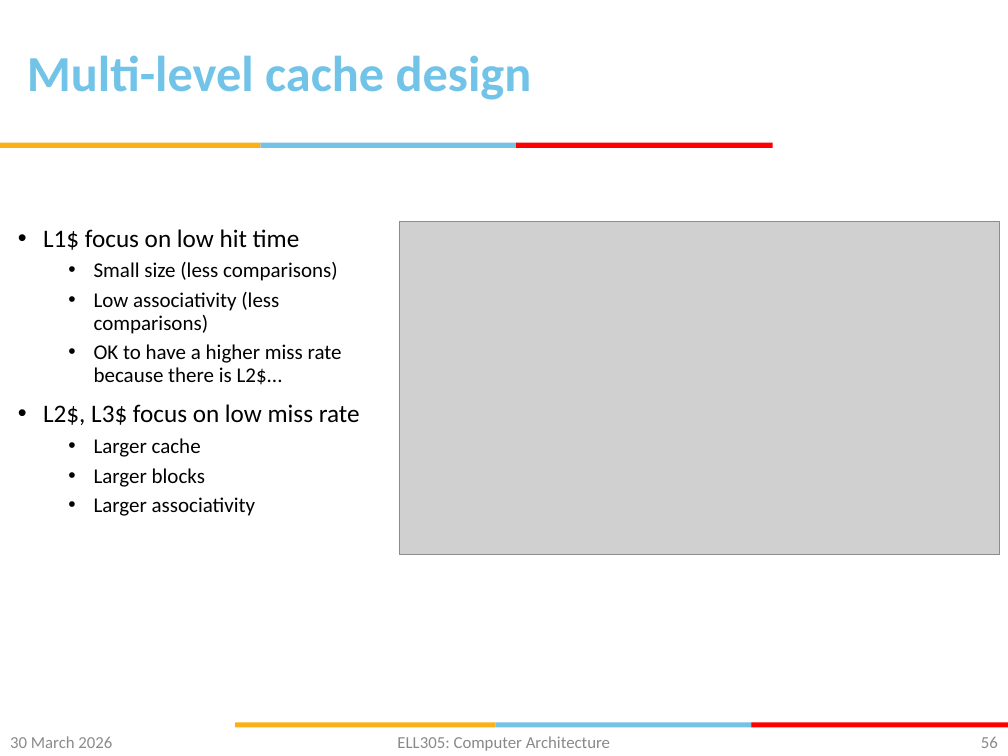
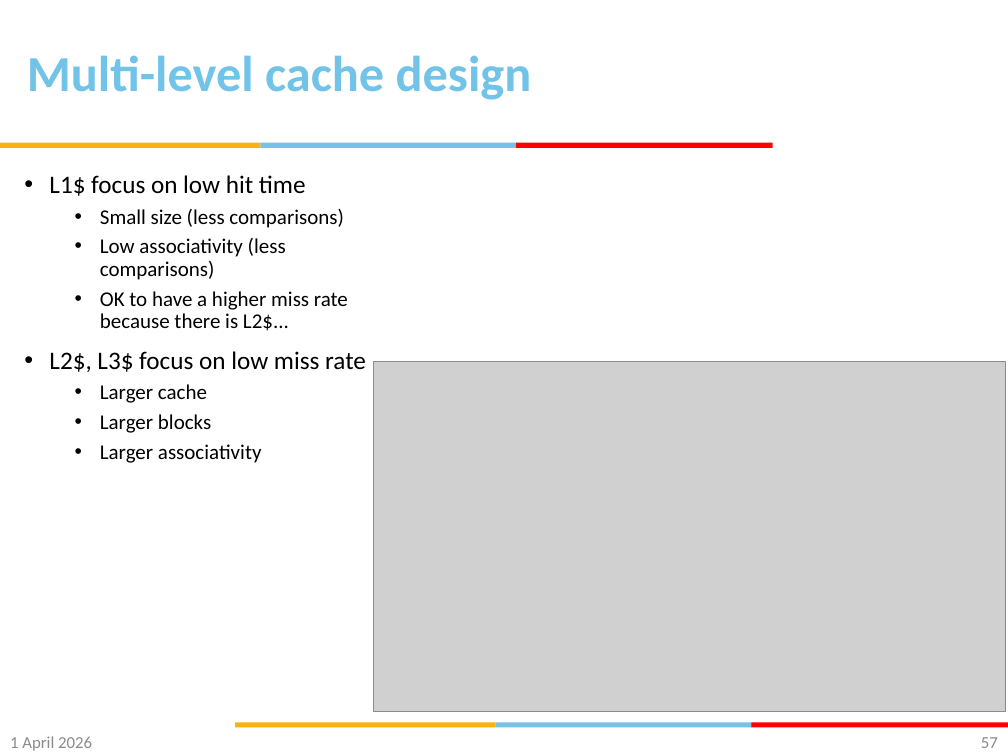
Before and after one commit to gsaurabhr-teaching/csf342-material, a slide deck: slide 57 of Lec-24-29-memory.pptx (slide 56 before the commit). Drawn at 1008x756 pixels with LibreOffice and Linux fonts; fonts in the diff are those of the drawing; grey boxes stand for pictures; background and template pictures are left out. Boxes give left, top, right and bottom in pixels: in the first picture for what was removed or moved away, otherwise in the second. Text is boxed around its words. In the diff, an @@ line names an element or a change of style, - is before the commit and + after.

```diff
--- a/Lec-24-29-memory.pptx
+++ b/Lec-24-29-memory.pptx
@@ text "L1$ focus on low hit ..." moved from (x1=43, y1=229, x2=360, y2=516) to (x1=49, y1=175, x2=366, y2=463) @@
@@ picture resized from (x1=399, y1=222, x2=1000, y2=554) to (x1=374, y1=361, x2=1006, y2=712) @@
@@ text at (x1=10, y1=736, x2=92, y2=751): text changed @@
-30 March 2026
+1 April 2026
@@ text removed at (x1=397, y1=736, x2=610, y2=751) @@
-ELL305: Computer Architecture
@@ page number at (x1=981, y1=737, x2=998, y2=748): text changed @@
-56
+57
```
Also in this commit, not shown: 69 other slides changed, 2 slides added, 1 slide removed.
